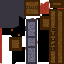
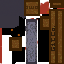
Layer changes from the first 64 × 64 image to the second:
painted on "hammertexture.png" over 26, 23, 37, 61
